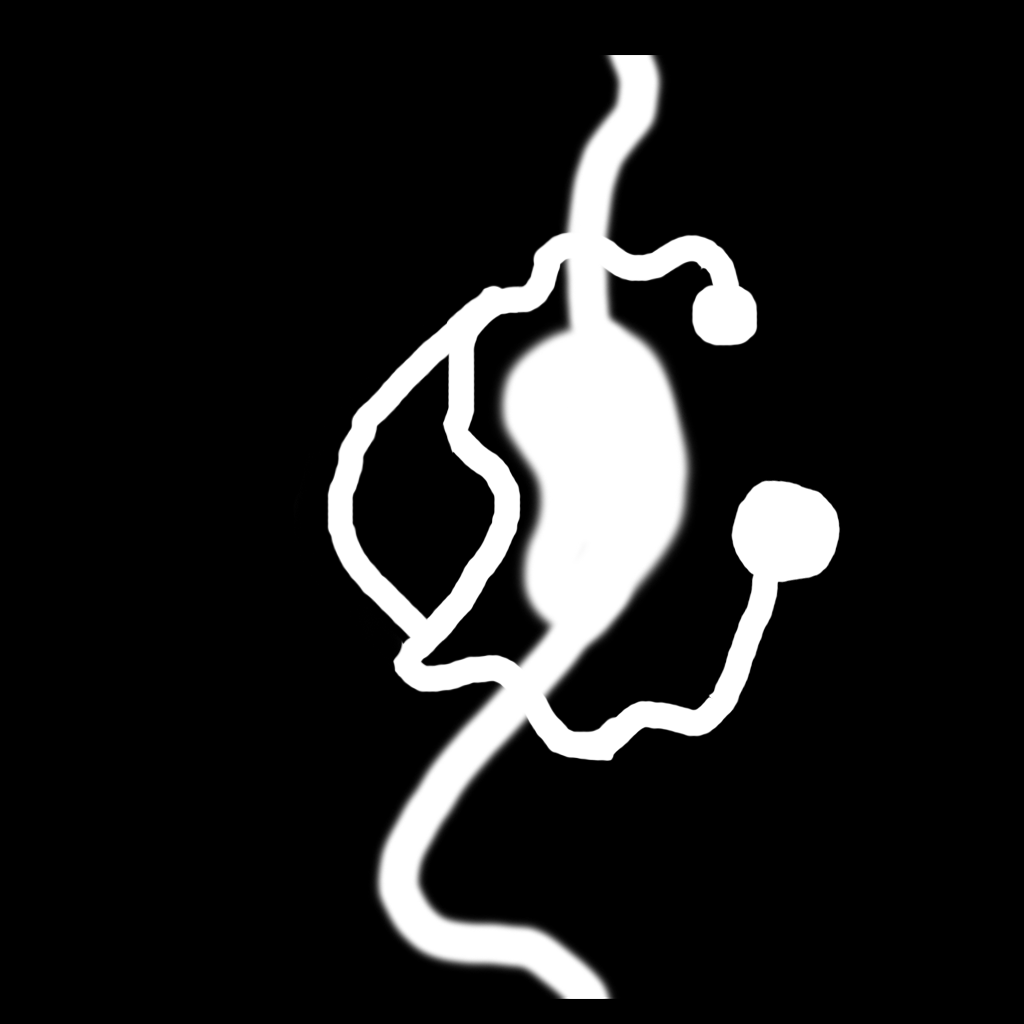
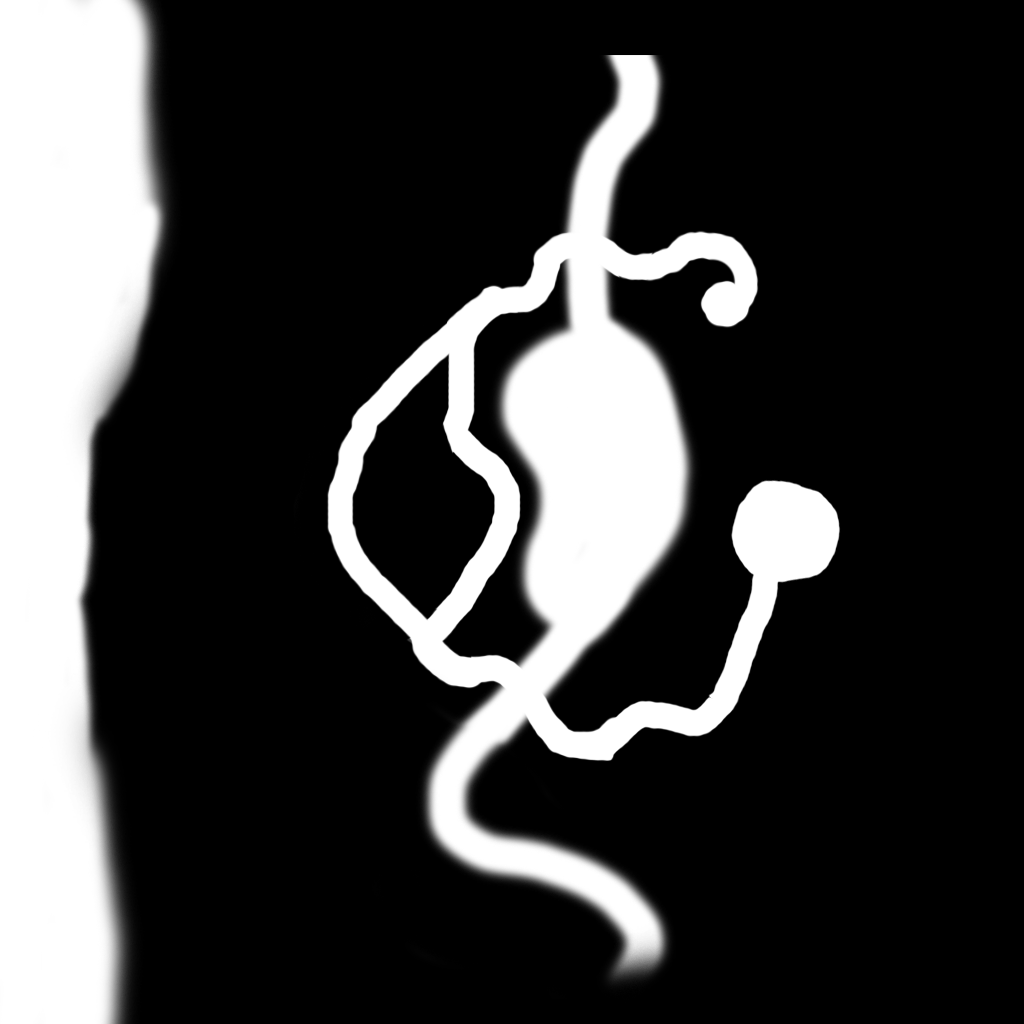
The second 1024×1024 image is a revision of the first. Changes to its layers:
added layer "Layer 2" above "Layer 4" over [415, 692, 675, 999]
added layer "Layer 3" above "Layer 1" over [0, 0, 180, 1024]
hid "Layer 1", opacity 100% → 55%, painted on it over [0, 0, 759, 1024]
painted on "Layer 0" over [369, 230, 759, 999]